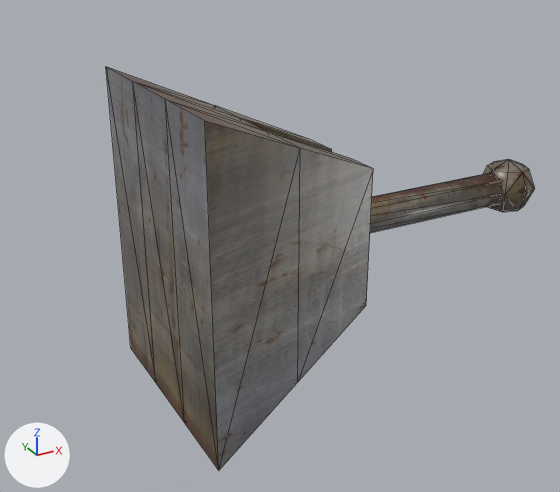
An edit to the COLLADA model 09 Animation/Resources/Ladder/Dn_Anim_Ladder.dae, drawn before and after from the same camera.
Both versions are drawn from a camera (50 mm lens) standing at (-0.276, -0.794, 0.381) and looking at (0.263, 0.186, -0.109). Every picture has the same lights, and +X, +Y and +Z are marked at lower left. Mesh edges are drawn as thin lines.

The scene before the commit, as lines of its bpy script (objects in view):
```python
me_base = bpy.data.meshes.new('Base')
me_base.from_pydata(...)  # 24 vertices, 44 faces; spans x 0.0..0.25, y -0.15..0.15, z -0.2..0.2
me_base.materials.append(mat_material_metal)  # picture img_metal_rust_d_jpg
me_ladder = bpy.data.meshes.new('Ladder')
me_ladder.from_pydata(...)  # an 8-sided cylinder along x spanning x 0.0..0.5, y -0.025..0.025, z -0.025..0.025; a UV sphere (8 segments, 4 rings, poles along z) spanning x 0.479..0.561, y -0.041..0.041, z -0.041..0.041
me_ladder.materials.append(mat_material_metal)  # picture img_metal_rust_d_jpg
ob_base = bpy.data.objects.new('Base', me_base)
ob_base.location = (0.0, 0.0, 0.0)
ob_ladder = bpy.data.objects.new('Ladder', me_ladder)
ob_ladder.location = (0.022, 0.0, 0.0)
```
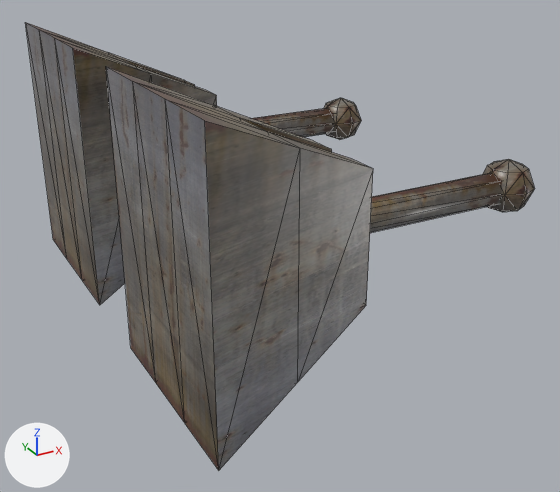
The newer file is also turned or shifted as a whole; pictures and numbers use the older file's frame.

Where the change shows, as pixel boxes (x1, y1, x2, y2) in the pictures (560 x 492 px):
```json
{"object": "Base_001", "change": "added", "after": [25, 22, 217, 305]}
{"object": "Ladder_001", "change": "added", "after": [251, 98, 361, 140]}
```

Edits to the scene script, one JSON object a line:
```json
{"op": "add", "block": "ob_ladder_001", "code": ["ob_ladder_001 = bpy.data.objects.new('Ladder_001', me_ladder.copy())  # the mesh of ob_ladder", "ob_ladder_001.location = (0.022, 0.45, 0.0)"]}
{"op": "add", "block": "ob_base_001", "code": ["ob_base_001 = bpy.data.objects.new('Base_001', me_base.copy())  # the mesh of ob_base", "ob_base_001.location = (0.0, 0.45, 0.0)"]}
```
